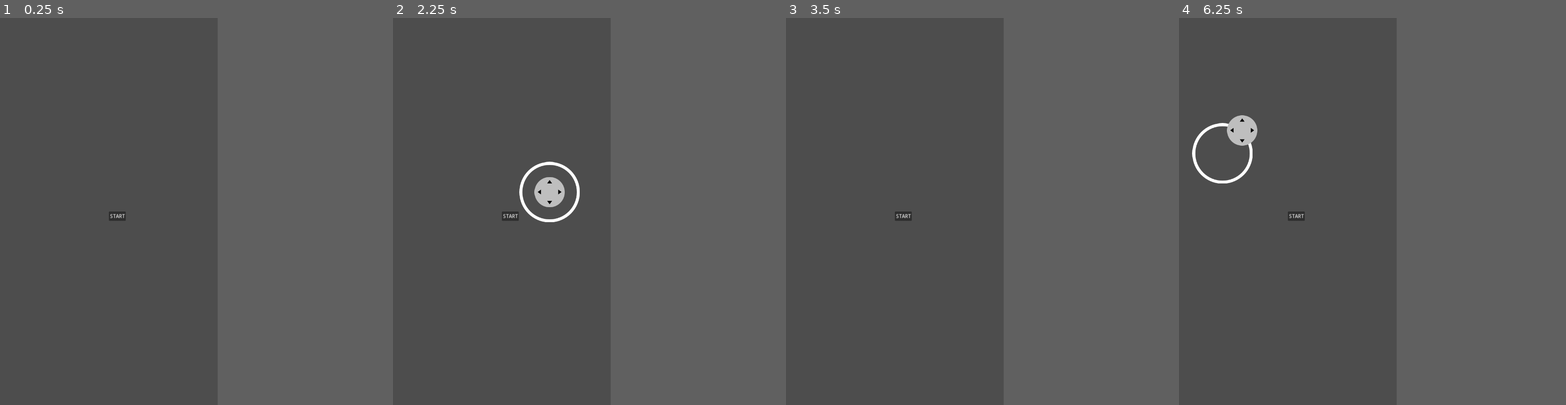
Above: before the commit, frames 1-4 (left to right).
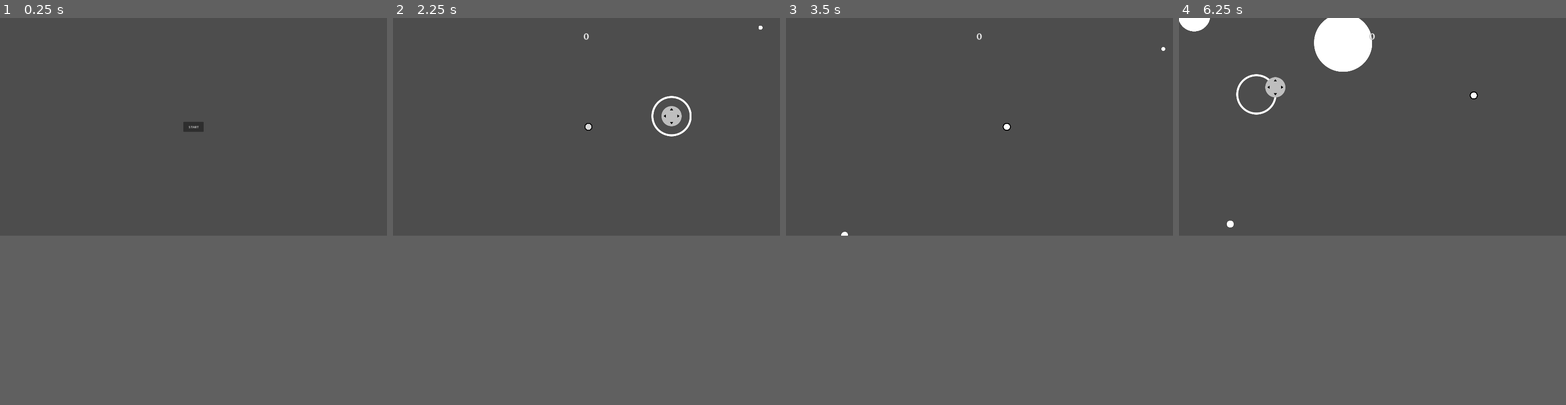
Above: after the commit, the same moments.

Repository: loudifier/mosion-game
Game: Godot game, scene res://main.tscn
The game is run twice, just before and just after one commit, with the same random seed, the same clock (stepped at 60 frames per second) and the same inputs.
Inputs (mouse positions are in pixels of both pictures, inside the frame that each line leads up to):
- Up to frame 1 (0.25 s): no input
- Up to frame 2 (2.25 s): click "START" at 0.5 s; click (509, 215) at 1.25 s, where only the run before the commit has a clickable "START"; move the mouse to (547, 192) at 2.02 s; hold Right (ui_right) from 2.03 s (still down); click (547, 192) at 2.17 s
- Up to frame 3 (3.5 s): release Right (ui_right) at 2.75 s; drag from (851, 230) to (882, 288) at 2.77 s
- Up to frame 4 (6.25 s): move the mouse to (1310, 126) at 3.52 s; hold Right (ui_right) 3.53-4.25 s; drag from (1275, 288) to (1221, 153) at 4.27 s; move the mouse to (1353, 269) at 5.02 s; hold Left (ui_left) 5.03-5.75 s; drag from (1221, 153) to (1256, 114) at 5.77 s
In our replay, the window is 450x800 before the commit and 800x450 after it. These sizes can differ from the game's own. Grey fills any space a smaller window leaves; there, only what the larger window draws over its background counts as a difference.

The runs differ from the first frame. In frame 1, 0.2% of the frame differs, in the area x 28-53%, y 26-53%; in frame 2, 1.4%; in frame 3, 0.2%; in frame 4, 3.3%, in the area x 0-78%, y 0-55%.

Commit message:
add fade_in/out to circles

Diff:
--- a/circle.gd
+++ b/circle.gd
@@ -4,6 +4,13 @@
 @export var radius = 50.0
 var base_radius = 378/2 # size of the sprite
 
+@export var color = Color.WHITE
+
+# if fade_status is set to a falsy value no fade will be applied in _process()
+# if fade_status=='in' the circle will fade in
+# if set to a truthy value other than 'in' the circle will fade out
+var fade_status = null
+var fade_time = 0
 
 var absorbable = false
 @export var growth_factor = 1.0
@@ -22,6 +29,15 @@
 			# collision detection seems to be off by 1 frame. Probably a better way to handle it, but performing a collision sanity check works
 			if position.distance_to(area.position) < (radius + area.radius):
 				absorb(area)
+
+	if fade_status:
+		if fade_status=='in':
+			color.a = min(color.a + delta/fade_time, 1)
+		else:
+			color.a = max(color.a - delta/fade_time, 0)
+		set_modulate(color)
+		if color.a==0 or color.a==1:
+			fade_status=null
 
 func absorb(enemy):
 	# when another circle (enemy) collides with this node either absorb or get absorbed by the enemy
@@ -48,3 +64,13 @@
 
 func set_area(_area):
 	set_radius(sqrt(_area/PI))
+
+func fade_in(fade_length):
+	color.a = 0
+	fade_status = 'in'
+	fade_time = fade_length
+
+func fade_out(fade_length):
+	color.a = 1
+	fade_status = 'out'
+	fade_time = fade_length
--- a/circle.tscn
+++ b/circle.tscn
@@ -6,7 +6,7 @@
 [sub_resource type="CircleShape2D" id="CircleShape2D_kwcaf"]
 radius = 50.0
 
-[node name="Circle" type="Area2D"]
+[node name="Circle" type="Area2D" groups=["circles"]]
 script = ExtResource("1_5ftsg")
 
 [node name="Fill" type="Sprite2D" parent="."]
--- a/main.gd
+++ b/main.gd
@@ -11,7 +11,7 @@
 func _ready():
 	screen_size = get_viewport_rect().size
 	max_mob_radius = min(screen_size.x, screen_size.y) / 8
-	$StartButton.position = screen_size/2
+	#$StartButton.position = screen_size/2
 
 
 # Called every frame. 'delta' is the elapsed time since the previous frame.
@@ -22,16 +22,18 @@
 
 func game_over():
 	$UI.visible = false
-	$StartButton.visible = true
+	$HUD/StartButton.visible = true
 
 func new_game():
 	$Player.start(screen_size/2, starting_size)
 	$MobTimer.start()
 	$UI.visible = true
+	get_tree().call_group('mobs', 'fade_delete')
 
 
 func _on_start_button_pressed():
-	$StartButton.visible = false
+	$HUD/StartButton.visible = false
+	$HUD/ScoreLabel.visible = true
 	new_game()
 
 
@@ -68,8 +70,6 @@
 		return bias_value + unscaled
 
 func randf_range_weighted(from, to, bias_value, weight=2):
-	# generates a random number from 0-1 with a probability distribution more likely to return a number close to bias_value
-	# coefficients determined experimentally using Excel, there is definitely a better mthod out there
 	var value_range = to - from
 	var bias_ratio = (bias_value - from) / value_range
 	return randf_weighted(bias_ratio, weight) * value_range + from
--- a/main.tscn
+++ b/main.tscn
@@ -1,9 +1,17 @@
-[gd_scene load_steps=5 format=3 uid="uid://c8u678fwyef7c"]
+[gd_scene load_steps=7 format=3 uid="uid://c8u678fwyef7c"]
 
 [ext_resource type="Script" path="res://main.gd" id="1_efij6"]
 [ext_resource type="PackedScene" uid="uid://coqor2877ks5l" path="res://player.tscn" id="2_nphoj"]
 [ext_resource type="PackedScene" uid="uid://dmghftj3kythu" path="res://mob.tscn" id="3_bcq41"]
 [ext_resource type="PackedScene" uid="uid://dmr0fcamx7t56" path="res://joystick/virtual_joystick.tscn" id="4_7titn"]
+[ext_resource type="FontFile" uid="uid://ben22lqt3cxoa" path="res://font/AveriaSerifLibre-Regular.ttf" id="5_1iigb"]
+
+[sub_resource type="LabelSettings" id="LabelSettings_h3xal"]
+font = ExtResource("5_1iigb")
+font_size = 48
+outline_size = 5
+outline_color = Color(0.4, 0.4, 0.4, 1)
+shadow_size = 0
 
 [node name="Main" type="Node2D"]
 script = ExtResource("1_efij6")
@@ -17,6 +25,7 @@
 [node name="UI" type="CanvasLayer" parent="."]
 
 [node name="VirtualJoystick" parent="UI" instance=ExtResource("4_7titn")]
+visible = false
 offset_top = -1080.0
 offset_right = 3840.0
 offset_bottom = 2760.0
@@ -24,13 +33,36 @@
 clampzone_size = 100.0
 joystick_mode = 1
 
-[node name="StartButton" type="Button" parent="."]
+[node name="HUD" type="CanvasLayer" parent="."]
+
+[node name="ScoreLabel" type="Label" parent="HUD"]
+visible = false
+anchors_preset = 5
+anchor_left = 0.5
+anchor_right = 0.5
+offset_left = -650.0
+offset_top = 64.0
+offset_right = 650.0
+offset_bottom = 101.0
+grow_horizontal = 2
+text = "0"
+label_settings = SubResource("LabelSettings_h3xal")
+horizontal_alignment = 1
+
+[node name="StartButton" type="Button" parent="HUD"]
 z_index = 1
-offset_left = 647.0
-offset_top = 335.0
-offset_right = 703.0
-offset_bottom = 366.0
+anchors_preset = 8
+anchor_left = 0.5
+anchor_top = 0.5
+anchor_right = 0.5
+anchor_bottom = 0.5
+offset_left = -50.0
+offset_top = -25.0
+offset_right = 50.0
+offset_bottom = 25.0
+grow_horizontal = 2
+grow_vertical = 2
 text = "START"
 
 [connection signal="timeout" from="MobTimer" to="." method="_on_mob_timer_timeout"]
-[connection signal="pressed" from="StartButton" to="." method="_on_start_button_pressed"]
+[connection signal="pressed" from="HUD/StartButton" to="." method="_on_start_button_pressed"]
--- a/mob.gd
+++ b/mob.gd
@@ -3,7 +3,7 @@
 @export var min_speed = 20
 @export var max_speed = 150
 
-var spawn_area = 0 # value used to keep track of spawning progress
+var delete_on_fade_out = false
 
 # Called when the node enters the scene tree for the first time.
 func _ready():
@@ -13,32 +13,10 @@
 
 # Called every frame. 'delta' is the elapsed time since the previous frame.
 func _process(delta):
-	if spawn_area:
-		# expand mob to hit edge of screen, using available area from spawn_area
-		# kind of buggy and opens exploit of sitting on the edges absorbing new mobs before they are full size
-		# determine how far mob is from edge of screen
-		var screen_size = get_viewport_rect().size
-		var edge_distance = min(min(position.x, screen_size.x-position.x),min(position.y, screen_size.y-position.y))
-
-		# calculate area to edge of screen, how much area to add to mob
-		var edge_area = PI * pow(edge_distance,2)
-		var add_area = edge_area - get_area()
-		if add_area < spawn_area:
-			set_area(get_area() + add_area)
-		else:
-			set_area(get_area() + spawn_area)
-		spawn_area = max(spawn_area-add_area, 0)
-
 	super._process(delta)
 
-	# delete mob if it
-	#if not radius:
-	#	queue_free()
 
 func spawn(spawn_radius):
-	# set the mob's spawn point
-	#position = randf_spawn_point(spawn_radius)
-
 	# randomize spawn point around edge of screen
 	var screen_size = get_viewport_rect().size
 	var spawn_position = randf_range(0, 2*screen_size.x + screen_size.y)
@@ -67,38 +45,28 @@
 	# randomize speed and direction
 	velocity = randf_range(min_speed, max_speed) * velocity.rotated(randf_range(-PI/4,PI/4))
 
-
-	# set the mob's speed and direction
-	#velocity = Vector2(randf_range(min_speed, max_speed), 0.0)
-	#velocity = velocity.rotated($MobPath/MobSpawnLocation.rotation + randf_range(0,PI/2))
-
-	# initialize the radius to a small non-zero value and set the initial area to grow to
-	# fun idea, but doesn't work very well in practice
-	#set_radius(0.01)
-	#spawn_area = PI * pow(spawn_radius,2)
+	# initialize radius
 	set_radius(spawn_radius)
 
 	# enable absorption
 	absorbable = true
 
 
-func randf_spawn_point(spawn_radius):
-	# define a path around the perimeter to determine where the mob can spawn
-	var screen_size = get_viewport_rect().size
-	$MobPath.curve.add_point(Vector2(0,0))
-	$MobPath.curve.add_point(Vector2(screen_size.x,0))
-	$MobPath.curve.add_point(Vector2(screen_size.x, screen_size.y))
-	$MobPath.curve.add_point(Vector2(0,screen_size.y))
-	$MobPath.curve.add_point(Vector2(0,0))
-
-	# randomize spawn point
-	$MobPath/MobSpawnLocation.set_progress_ratio(randf())
-	var spawn_point = $MobPath/MobSpawnLocation.position
-
-	# start mob just barely on screen
-	return spawn_point + (spawn_radius - 0.01) * Vector2(1,0).rotated($MobPath/MobSpawnLocation.rotation - PI/2)
-
-
 func _on_screen_exited():
 	#despawn mob when it goes off screen
 	queue_free()
+
+func fade_delete():
+	fade_out(2.0)
+	delete_on_fade_out = true
+	# don't actually do anything special to delete
+	# just let mob continue off screen
+
+func absorb(enemy):
+	if delete_on_fade_out:
+		if enemy.is_in_group('mobs') and enemy.delete_on_fade_out:
+			# if being deleted, only absorb enemy if it is also being deleted
+			super.absorb(enemy)
+	else:
+		# if not being deleted, process regular absorb
+		super.absorb(enemy)
--- a/mob.tscn
+++ b/mob.tscn
@@ -3,7 +3,7 @@
 [ext_resource type="PackedScene" uid="uid://c4c45w00dfobl" path="res://circle.tscn" id="1_ypxvq"]
 [ext_resource type="Script" path="res://mob.gd" id="2_4lllp"]
 
-[node name="Mob" instance=ExtResource("1_ypxvq")]
+[node name="Mob" groups=["mobs"] instance=ExtResource("1_ypxvq")]
 script = ExtResource("2_4lllp")
 min_speed = 20
 max_speed = 150
--- a/player.gd
+++ b/player.gd
@@ -7,10 +7,10 @@
 
 
 
+
 # Called when the node enters the scene tree for the first time.
 func _ready():
 	super._ready()
-	radius = 10
 	growth_factor = 0.1
 
 
@@ -52,3 +52,4 @@
 	set_radius(starting_radius)
 	visible = true
 	absorbable = true
+	fade_in(2.0)
--- a/project.godot
+++ b/project.godot
@@ -17,8 +17,8 @@
 
 [display]
 
-window/size/viewport_width=720
-window/size/viewport_height=1280
+window/size/viewport_width=1920
+window/size/viewport_height=1080
 window/stretch/mode="canvas_items"
 window/stretch/aspect="expand"
 window/handheld/orientation=1
